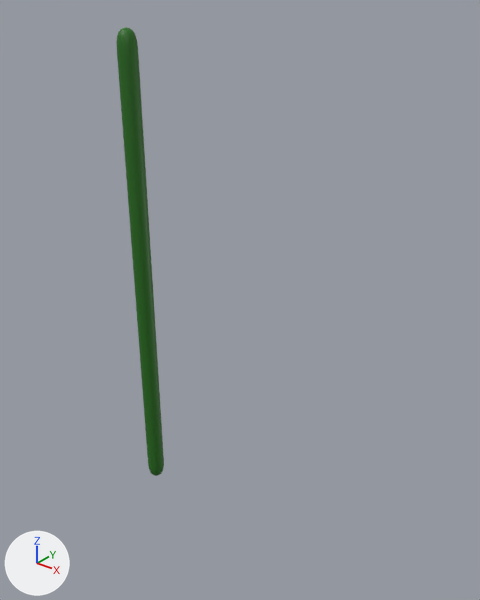
Renders of the Blender file Anthony2022/CharacterModels/PiranhaVine_01.blend from each side of a commit.
Both versions are drawn from a 50 mm lens placed at (27.5, -25.1, 30.8), pointed at (6.9, 0.8, 14.7). Lighting does not change. The marker at lower left points along +X, +Y and +Z.

The scene before the commit, as lines of its bpy script (objects in view):
```python
me_cube_001 = bpy.data.meshes.new('Cube.001')
me_cube_001.from_pydata(...)  # 84 vertices, 82 faces; spans x -0.6..0.6, y -0.6..0.6, z -15.4..13.9
me_cube_001.polygons.foreach_set('use_smooth', [True] * 82)
me_cube_001.materials.append(mat_piranhagreen)  # dark green #256d18
ob_piranhavine_001 = bpy.data.objects.new('PiranhaVine.001', me_cube_001)
ob_piranhavine_001.location = (0.0, 0.0, 14.65)
_m = ob_piranhavine_001.modifiers.new('Subdivision', 'SUBSURF')
_m.levels = 2
```
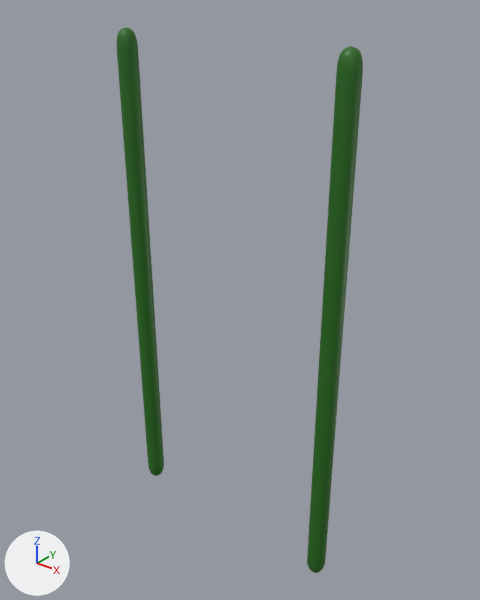
The newer file is also turned or shifted as a whole; pictures and numbers use the older file's frame.

Location of each change, [x1, y1, x2, y2] in pixels of the pictures (480 x 600 px):
'PiranhaVine.002', added (green)
    after: [307, 46, 363, 573]

What the commit changed:
Object 'PiranhaVine.002' (ob_piranhavine_002) is new; it shows a copy of the mesh of ob_piranhavine_001.
Its location is (13.2, 0.0, 14.46).
It gains a SUBSURF modifier named 'Subdivision'.
Modifier setting: levels = 2.
